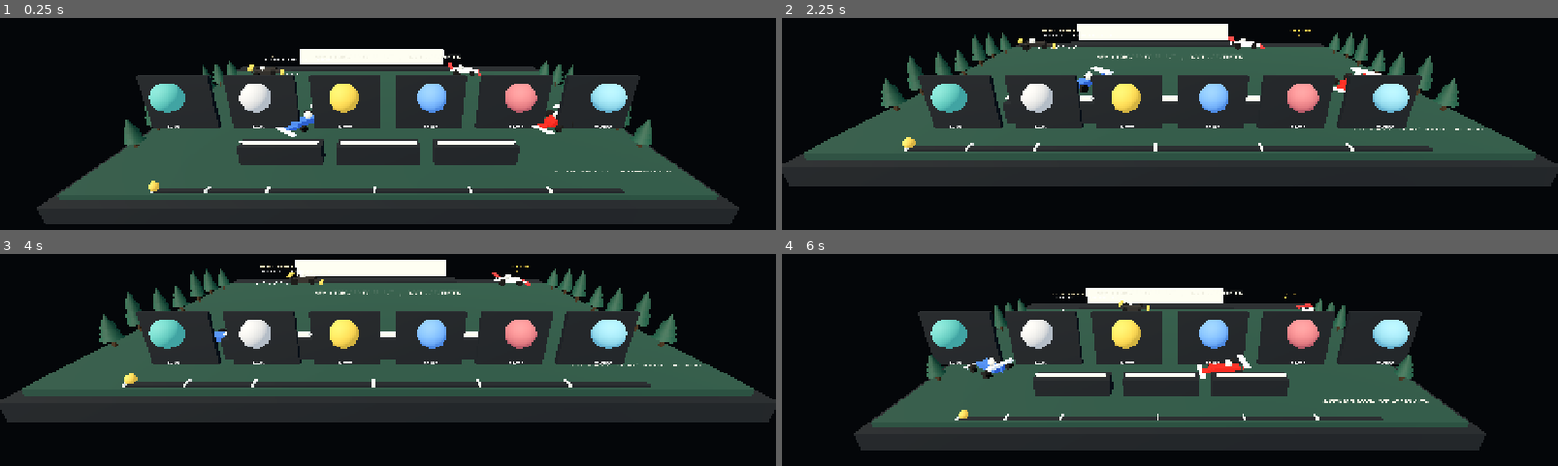
Above: before the commit, frames 1-4 (two rows, left to right).
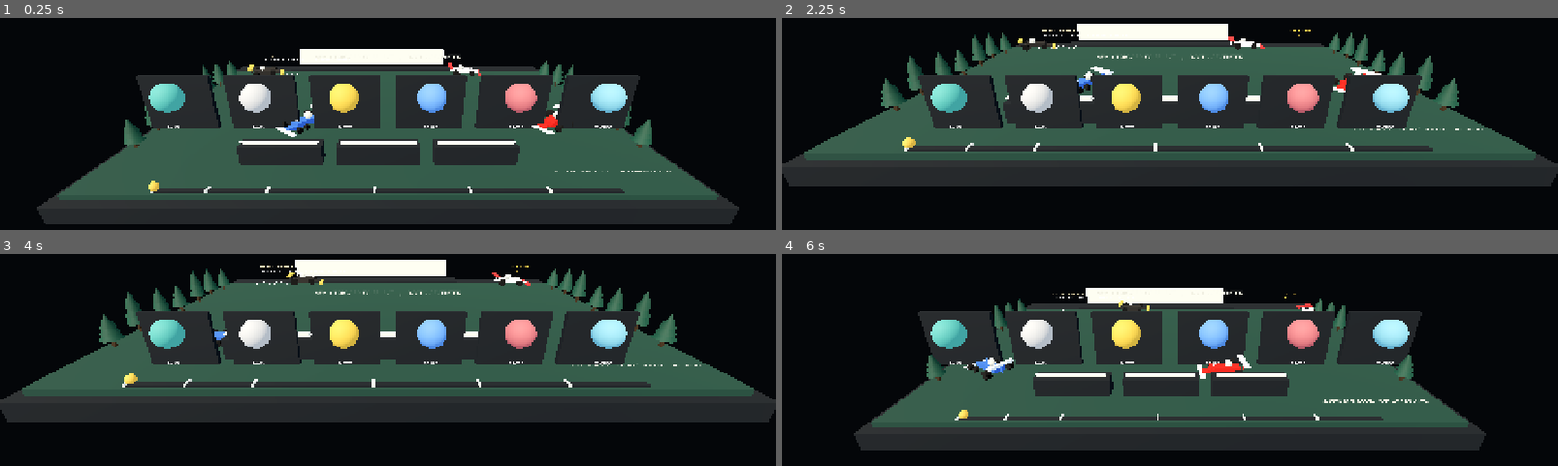
Above: after the commit, the same moments.

Repository: lasmith1689-sys/iphone-native-game-ports-public
Game: Godot game, scene res://scenes/main.tscn
The game is run twice, just before and just after one commit, with the same random seed, the same clock (stepped at 60 frames per second) and the same inputs.
Inputs:
- Up to frame 1 (0.25 s): no input
- Up to frame 2 (2.25 s): tap Enter at 0.5, 2 s; tap N at 0.6 s; tap Space at 0.77, 1.25, 1.52 s; tap P at 1.35 s; tap M at 2.1 s
- Up to frame 3 (4 s): tap Space at 2.75, 3.02, 3.77 s; tap F at 2.85 s; tap Enter at 3.5 s; tap R at 3.6 s
- Up to frame 4 (6 s): tap N at 4.35 s; tap Space at 4.52, 5 s; tap P at 5.1 s; tap M at 5.85 s

The runs differ from the first frame. In frame 1, less than 0.1% of the frame differs, in the area x 36-61%, y 19-55%; in frame 2, less than 0.1%; in frame 3, less than 0.1%; in frame 4, less than 0.1%.

Commit message:
Quest v0.7: sourced Fuji entrant visuals, controller debounce and safe update installs

Diff:
--- a/GrandPrixTimeMachine_Quest3_Godot/scripts/main.gd
+++ b/GrandPrixTimeMachine_Quest3_Godot/scripts/main.gd
@@ -1,15 +1,15 @@
 extends Node3D
 ## Grand Prix Time Machine — Fuji 1976 standalone OpenXR experience.
 ## Historical BEATS are documented. Geometry, cars and playback are illustrative.
-## v0.6: two-controller aim/trigger actions, hover feedback and recenter.
+## v0.7: historical six-wheel car, entrant numbers, and safer controller activation.
 
 const Track = preload("res://scripts/track.gd")
 const LENGTH := 123.0
 const BEATS := [
-    {"at": 0.0, "title": "FUJI 1976", "subtitle": "24 OCTOBER  |  CHAMPIONSHIP DECIDER", "detail": "Lauda arrives three points ahead of Hunt. Heavy rain threatens the race."},
+    {"at": 0.0, "title": "FUJI 1976", "subtitle": "24 OCTOBER  |  73 LAPS  |  CHAMPIONSHIP DECIDER", "detail": "Lauda arrives three points ahead of Hunt. Heavy rain threatens the race."},
     {"at": 14.0, "title": "THE START", "subtitle": "HUNT TAKES THE EARLY LEAD", "detail": "Andretti starts on pole. Hunt moves ahead in treacherous conditions."},
     {"at": 30.0, "title": "LAUDA WITHDRAWS", "subtitle": "AFTER TWO LAPS  |  SAFETY FIRST", "detail": "Lauda stops in the pits: the torrential conditions are too dangerous."},
-    {"at": 58.0, "title": "LATE-RACE DRAMA", "subtitle": "HUNT PITS  |  TYRE TROUBLE", "detail": "The track dries, Hunt has tyre problems and drops down the order."},
+    {"at": 58.0, "title": "LATE-RACE DRAMA", "subtitle": "HUNT PITS  |  TYRE TROUBLE", "detail": "The track dries. Late tyre trouble sends Hunt to the pits and down the order."},
     {"at": 83.0, "title": "THE FINISH", "subtitle": "ANDRETTI 1ST  |  DEPAILLER 2ND  |  HUNT 3RD", "detail": "Andretti wins. Hunt recovers to third place, enough for the title."},
     {"at": 104.0, "title": "WORLD CHAMPION", "subtitle": "HUNT 69 POINTS  |  LAUDA 68", "detail": "James Hunt wins the 1976 World Drivers' Championship by one point."}
 ]
@@ -205,20 +205,44 @@
     _box(car, "rear wing", Vector3(0, 0.029, 0.046), Vector3(0.064, 0.005, 0.014), accent_color)
     _box(car, "rear wing mounts", Vector3(0, 0.018, 0.047), Vector3(0.005, 0.021, 0.006), body_color)
     _sphere(car, "driver helmet", Vector3(0, 0.025, 0.007), 0.010, Color(0.92, 0.88, 0.77))
-    for x in [-0.029, 0.029]:
-        for z in [-0.029, 0.028]:
-            var tire := MeshInstance3D.new()
-            tire.name = "tire"
-            var cylinder := CylinderMesh.new()
-            cylinder.top_radius = 0.011 if z > 0.0 else 0.009
-            cylinder.bottom_radius = cylinder.top_radius
-            cylinder.height = 0.013 if z > 0.0 else 0.009
-            cylinder.radial_segments = 12
-            tire.mesh = cylinder
-            tire.material_override = _material(Color(0.025, 0.025, 0.03), 1.0)
-            tire.position = Vector3(x, 0.010, z)
-            tire.rotation.z = PI / 2.0
-            car.add_child(tire)
+    # Tyrrell P34: two small front axles, not a standard four-wheel car.
+    var wheel_sites: Array[Vector2] = [
+        Vector2(-0.029, -0.029), Vector2(0.029, -0.029),
+        Vector2(-0.029, 0.028), Vector2(0.029, 0.028)
+    ]
+    if key == "DEPAILLER":
+        wheel_sites = [
+            Vector2(-0.028, -0.041), Vector2(0.028, -0.041),
+            Vector2(-0.028, -0.018), Vector2(0.028, -0.018),
+            Vector2(-0.030, 0.030), Vector2(0.030, 0.030)
+        ]
+    for site in wheel_sites:
+        var z: float = site.y
+        var tire := MeshInstance3D.new()
+        tire.name = "front tire" if z < 0.0 else "rear tire"
+        var cylinder := CylinderMesh.new()
+        var front_radius := 0.007 if key == "DEPAILLER" else 0.009
+        cylinder.top_radius = 0.011 if z > 0.0 else front_radius
+        cylinder.bottom_radius = cylinder.top_radius
+        cylinder.height = 0.013 if z > 0.0 else 0.009
+        cylinder.radial_segments = 12
+        tire.mesh = cylinder
+        tire.material_override = _material(Color(0.025, 0.025, 0.03), 1.0)
+        tire.position = Vector3(site.x, 0.010, z)
+        tire.rotation.z = PI / 2.0
+        car.add_child(tire)
+    # Actual 1976 Fuji entrant numbers; original geometry, no copied decals.
+    var race_numbers := {"ANDRETTI": "5", "HUNT": "11", "LAUDA": "1", "DEPAILLER": "4"}
+    var number_label := Label3D.new()
+    number_label.name = "historical car number"
+    number_label.text = str(race_numbers.get(key, "?"))
+    number_label.font_size = 36
+    number_label.pixel_size = 0.00032
+    number_label.outline_size = 0
+    number_label.modulate = Color(0.05, 0.06, 0.09) if key == "HUNT" else Color.WHITE
+    number_label.rotation.x = -PI / 2.0
+    number_label.position = Vector3(0.0, 0.021, -0.027)
+    car.add_child(number_label)
     car_nodes[key] = car
 
 func _build_diorama() -> void:
@@ -265,6 +289,7 @@
     _label("disclaimer", "ILLUSTRATIVE MODEL | NOT LAP ACCURATE", Vector3(0.56, 0.031, 0.39), 0.011, COLORS.cream, true)
     _label("state", "PLAY 1X", Vector3(0.55, 0.070, -0.36), 0.018, COLORS.gold, true)
     _label("chapter", "01 / 06", Vector3(0.55, 0.046, -0.385), 0.014, COLORS.gold, true)
+    _label("race_facts", "73 LAPS  |  4.359 KM  |  FUJI", Vector3(0.55, 0.034, -0.412), 0.009, COLORS.cream, true)
     _add_button("PLAY", -0.50, Color(0.29, 0.63, 0.57), "pause")
     _add_button("BACK", -0.30, Color(0.76, 0.75, 0.73), "previous")
     _add_button("NEXT", -0.10, Color(0.94, 0.70, 0.24), "next")
@@ -330,6 +355,8 @@
     for b in controls:
         var orb := b.orb as MeshInstance3D
         orb.scale = Vector3.ONE * (1.19 if b.action == action else 1.0)
+    if labels.has("control_hint"):
+        labels["control_hint"].text = ("TRIGGER: " + action.to_upper() + "  |  B/Y: CENTER") if action != "" else "AIM + TRIGGER TO SELECT   |   B/Y TO RECENTER"
 
 func _update_story() -> void:
     chapter = 0
@@ -379,7 +406,8 @@
     if not xr_active:
         return
     var current_hover := ""
-    # Each hand has independent rising-edge trigger and recenter latches.
+    var action_taken := false
+    # Independent rising-edge latches, at most one action each frame.
     for side in ["left", "right"]:
         var controller: XRController3D = left_controller if side == "left" else right_controller
         var tracked := controller.get_is_active() and controller.get_has_tracking_data()
@@ -393,11 +421,15 @@
             current_hover = hit
         var pressed := controller.get_float("trigger") > 0.65 or controller.is_button_pressed("trigger_click")
         if pressed and not bool(trigger_down[side]) and hit != "":
-            _action(hit)
+            if not action_taken:
+                _action(hit)
+                action_taken = true
         trigger_down[side] = pressed
         var center_pressed := controller.is_button_pressed("by_button")
         if center_pressed and not bool(center_down[side]):
-            _action("center")
+            if not action_taken:
+                _action("center")
+                action_taken = true
         center_down[side] = center_pressed
     _show_hover(current_hover)
 
Not shown, changed: GrandPrixTimeMachine_Quest3_Godot/export_presets.cfg
Not shown, changed: GrandPrixTimeMachine_Quest3_Godot/install/READ_ME_FIRST.txt
Not shown, changed: .github/workflows/grand-prix-quest3.yml
Not shown, changed: GrandPrixTimeMachine_Quest3_Godot/README.md
Not shown, changed: GrandPrixTimeMachine_Quest3_Godot/docs/HISTORICAL_SOURCES.md
Not shown, changed: GrandPrixTimeMachine_Quest3_Godot/docs/QUEST_ACCEPTANCE.md
Not shown, changed: GrandPrixTimeMachine_Quest3_Godot/install/INSTALL_ON_QUEST3.ps1
Not shown, added: GrandPrixTimeMachine_Quest3_Godot/tests/test_v07_release.py
